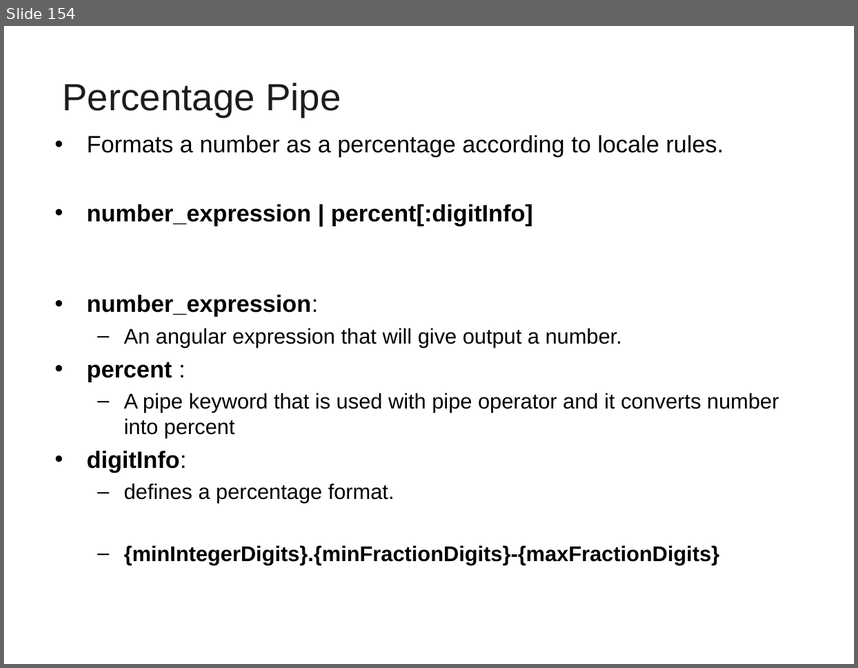
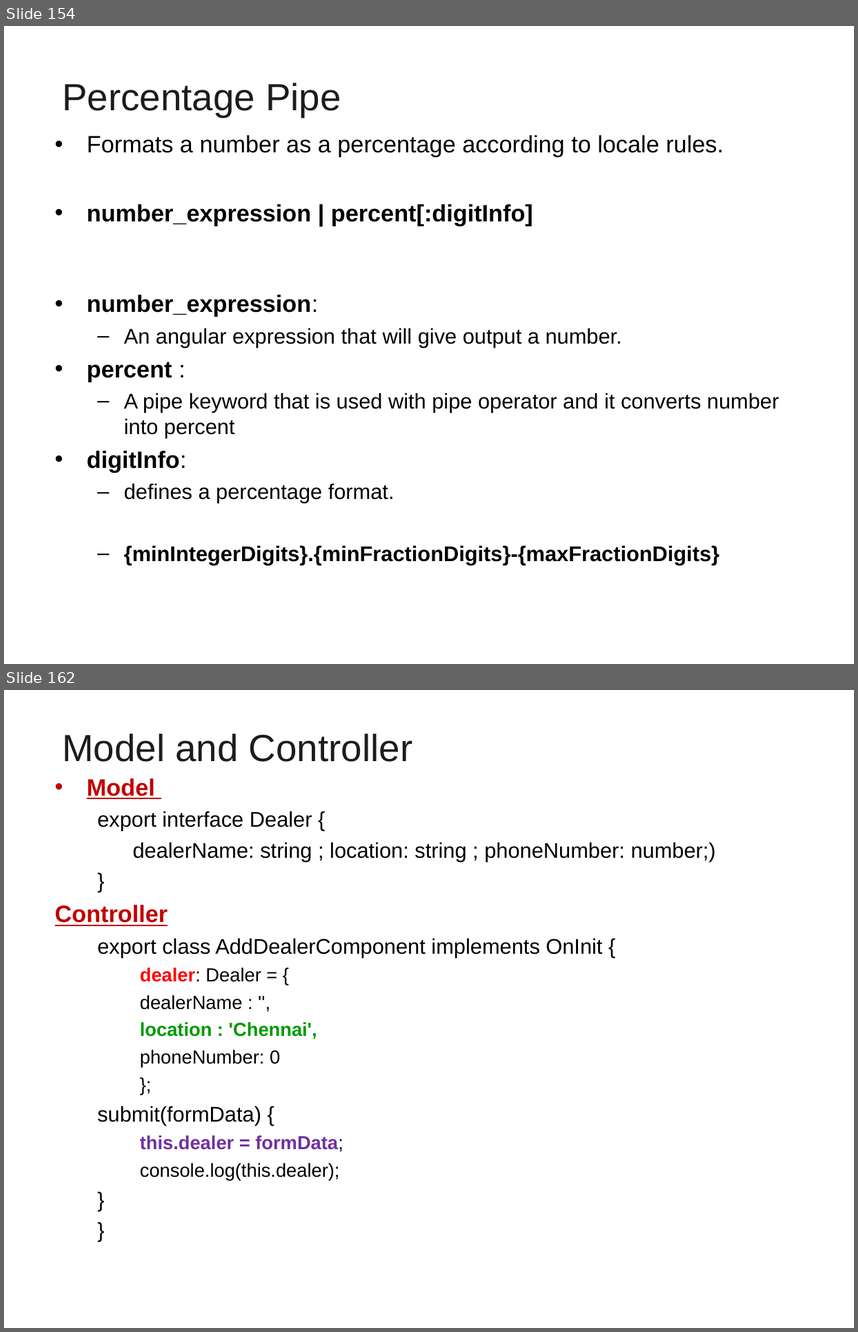
Before and after one commit to vatsanTraining/corejava, a slide deck: Angular_HSBC.ppt. Shown one above the other, each under a label of ours: slide 154 before the commit, slides 154 and 162 after it; the slides between them are not shown. The pictures are 858x668 and 858x1332 pixels, drawn with LibreOffice and Linux fonts; fonts in the diff are those of the drawing; background and template pictures are left out. Boxes give left, top, right and bottom in pixels: in the first picture for what was removed or moved away, otherwise in the second. Text is boxed around its words. In the diff, an @@ line names an element or a change of style, - is before the commit and + after.

```diff
--- a/Angular_HSBC.ppt
+++ b/Angular_HSBC.ppt
@@ slide 162 added at (4, 690, 854, 1328), background picture (left out) @@
@@ title added at (62, 733, 412, 762), 32 pt, text #1C1C1C @@
+Model and Controller
@@ text added at (55, 778, 716, 1180), 18 pt, text #000000 @@
+• Model
+  export interface Dealer {
+  dealerName: string ; location: string ; phoneNumber: number;)
+  }
+Controller
+  export class AddDealerComponent implements OnInit {
+    dealer: Dealer = {
+    dealerName : '',
+    location : 'Chennai',
+    phoneNumber: 0
+    };
+  submit(formData) {
+    this.dealer = formData;
+    console.log(this.dealer);
+  }
+  }
```
Also in this commit, not shown: 1 slide changed, 12 other slides added.
